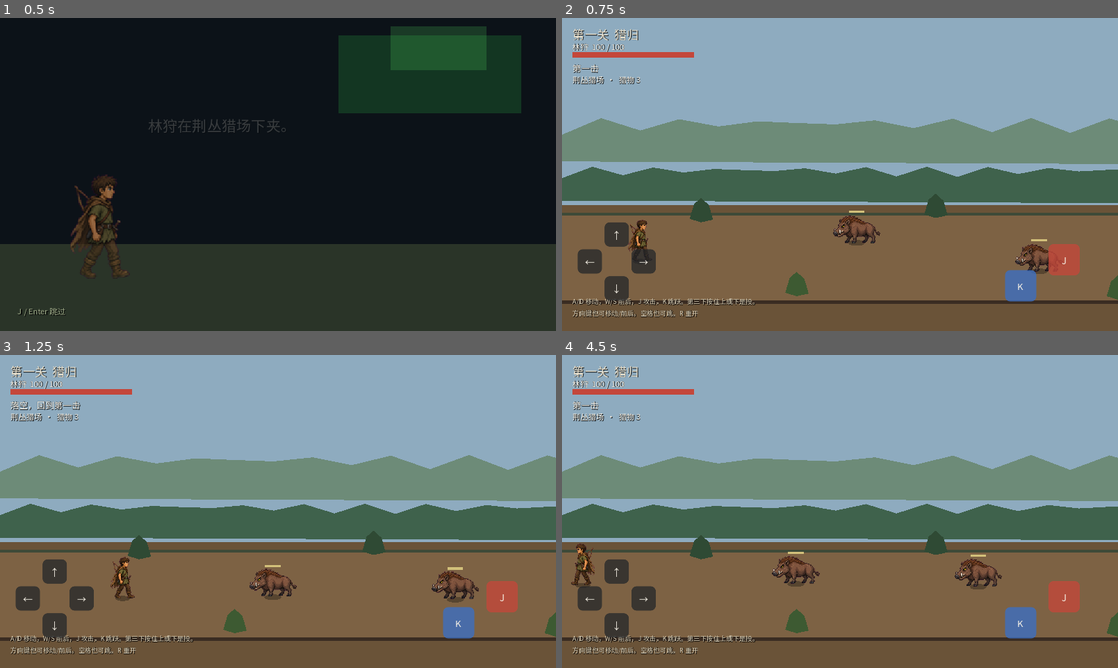
Above: before the commit, frames 1-4 (two rows, left to right).
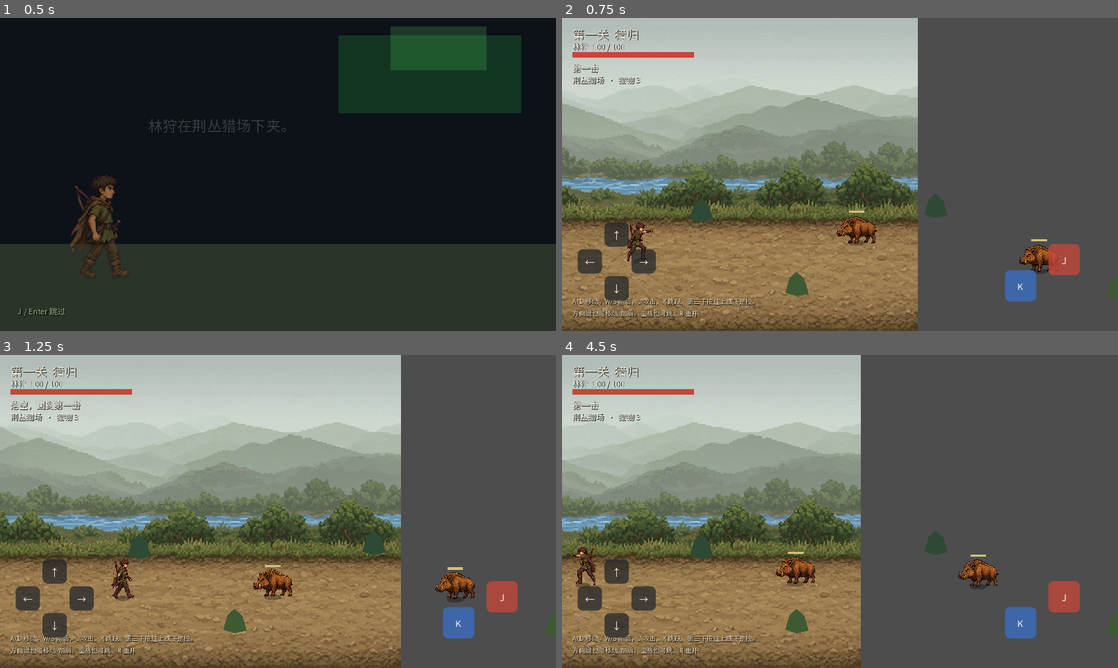
Above: after the commit, the same moments.

Repository: meathill/wow-dnf-godot
Game: Godot game, scene res://scenes/intro.tscn
Two runs of this game, one before a commit and one after it. Both use one fixed random seed, a clock stepped at 60 frames per second and the inputs below.
Inputs:
- Up to frame 1 (0.5 s): no input
- Up to frame 2 (0.75 s): tap Enter at 0.5 s; hold D from 0.53 s (still down); hold J from 0.53 s (still down)
- Up to frame 3 (1.25 s): keep holding D; keep holding J; tap Space at 0.77 s
- Up to frame 4 (4.5 s): release D at 1.28 s; release J at 1.28 s; hold Down 1.28-2.03 s; tap Enter at 1.35 s; tap Space at 1.52, 3.02, 3.77 s; hold D 2.03-2.78 s; tap Keypad Enter at 2.1 s; hold Up 2.78-3.53 s; tap R at 2.85 s; hold K 3.53-4.28 s; hold A from 3.53 s (still down); tap J at 4.35 s

Frame 1 is identical in both runs. In frame 2, 80% of the frame differs, in the area x 0-100%, y 0-100%; in frame 3, 79%; in frame 4, 80%.

Commit message:
Swap in hunter frames, the boar, and the hunt backdrop.
Combat and controls stay the same.

Diff:
--- a/game/scripts/level1.gd
+++ b/game/scripts/level1.gd
@@ -7,10 +7,13 @@
 var hud: CanvasLayer
 var remaining := 3
 var ended := false
+var backdrop: Sprite2D
 
 
 func _ready() -> void:
-	_build_scenery()
+	var has_bg := FileAccess.file_exists("res://sprites/bg_hunt.png")
+	if not has_bg:
+		_build_scenery()
 	var world := Node2D.new()
 	world.name = "World"
 	world.y_sort_enabled = true
@@ -40,6 +43,15 @@
 	cam.position_smoothing_speed = 6.0
 	add_child(cam)
 	cam.make_current()
+	if has_bg:
+		backdrop = Sprite2D.new()
+		backdrop.name = "Backdrop"
+		backdrop.texture = load("res://sprites/bg_hunt.png")
+		backdrop.centered = true
+		backdrop.z_index = -40
+		backdrop.texture_filter = CanvasItem.TEXTURE_FILTER_NEAREST
+		cam.add_child(backdrop)
+		_fit_backdrop()
 
 	hud = preload("res://scenes/hud.tscn").instantiate()
 	add_child(hud)
@@ -53,6 +65,18 @@
 func _process(_delta: float) -> void:
 	if player:
 		cam.position = Vector2(player.position.x, Stage.VIEW_H * 0.5)
+	_fit_backdrop()
+
+
+func _fit_backdrop() -> void:
+	if backdrop == null or backdrop.texture == null:
+		return
+	var view := get_viewport().get_visible_rect().size
+	var tex_size := backdrop.texture.get_size()
+	if tex_size.x <= 0.0 or tex_size.y <= 0.0:
+		return
+	var cover := maxf(view.x / tex_size.x, view.y / tex_size.y)
+	backdrop.scale = Vector2(cover, cover)
 
 
 func _unhandled_input(event: InputEvent) -> void:
--- a/game/scripts/player.gd
+++ b/game/scripts/player.gd
@@ -8,6 +8,7 @@
 const JUMP_V := 560.0
 const GRAVITY := 1700.0
 const SPRITE_PATH := "res://sprites/player.png"
+const HUNTER_DIR := "res://sprites/hunter/"
 
 var facing := 1
 var hp := 100
@@ -38,6 +39,7 @@
 var j_was := false
 var jump_was := false
 var tex: Texture2D
+var frames := {}
 
 signal hp_changed(current: int, maximum: int)
 signal died
@@ -46,7 +48,11 @@
 
 func _ready() -> void:
 	add_to_group("player")
-	if FileAccess.file_exists(SPRITE_PATH):
+	for frame_name in ["idle", "walk", "attack", "jump"]:
+		var frame_path: String = HUNTER_DIR + frame_name + ".png"
+		if FileAccess.file_exists(frame_path):
+			frames[frame_name] = load(frame_path)
+	if frames.is_empty() and FileAccess.file_exists(SPRITE_PATH):
 		tex = load(SPRITE_PATH)
 	hp_changed.emit(hp, max_hp)
 
@@ -276,6 +282,22 @@
 	return "第三击 · 击倒"
 
 
+func _frame_tex() -> Texture2D:
+	# Right-facing strip. Horizontal flip is the facing scale in _draw.
+	var key := "idle"
+	if state == "attack":
+		key = "attack"
+	elif z > 0.0:
+		key = "jump"
+	elif moving and state != "hurt" and state != "dead":
+		key = "walk"
+	if frames.has(key):
+		return frames[key]
+	if frames.has("idle"):
+		return frames["idle"]
+	return tex
+
+
 func _draw() -> void:
 	var shadow := 1.0 - clampf(z / 220.0, 0.0, 0.45)
 	draw_colored_polygon(_ellipse(18.0 * shadow, 6.0 * shadow), Color(0, 0, 0, 0.32))
@@ -288,10 +310,11 @@
 		draw_set_transform(Vector2(0, -18), 1.2 * float(facing), Vector2(1, 1))
 	else:
 		draw_set_transform(Vector2(0, -z + bob), 0.0, Vector2(float(facing), 1))
-	if tex:
-		var tw := float(tex.get_width())
-		var th := float(tex.get_height())
-		draw_texture_rect(tex, Rect2(-tw * 0.5, -th, tw, th), false)
+	var frame := _frame_tex()
+	if frame:
+		var tw := float(frame.get_width())
+		var th := float(frame.get_height())
+		draw_texture_rect(frame, Rect2(-tw * 0.5, -th, tw, th), false)
 	else:
 		_draw_placeholder()
 	draw_set_transform(Vector2.ZERO, 0.0, Vector2.ONE)
Binary file changed: game/sprites/beast.png
Binary file added: game/sprites/bg_hunt.png
Not shown, added: game/sprites/bg_hunt.png.import
Binary file added: game/sprites/hunter/attack.png
Not shown, added: game/sprites/hunter/attack.png.import
Binary file added: game/sprites/hunter/idle.png
Not shown, added: game/sprites/hunter/idle.png.import
Binary file added: game/sprites/hunter/jump.png
Not shown, added: game/sprites/hunter/jump.png.import
Binary file added: game/sprites/hunter/walk.png
Not shown, added: game/sprites/hunter/walk.png.import
Not shown, changed: game/sprites/README.md
